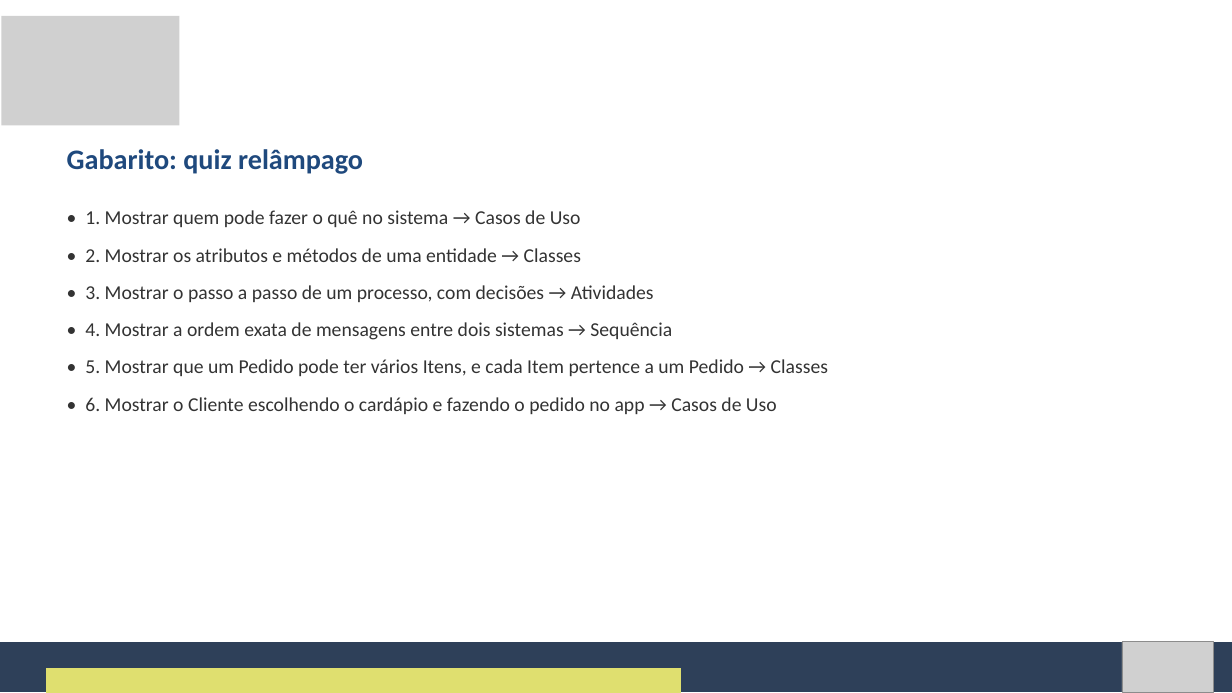
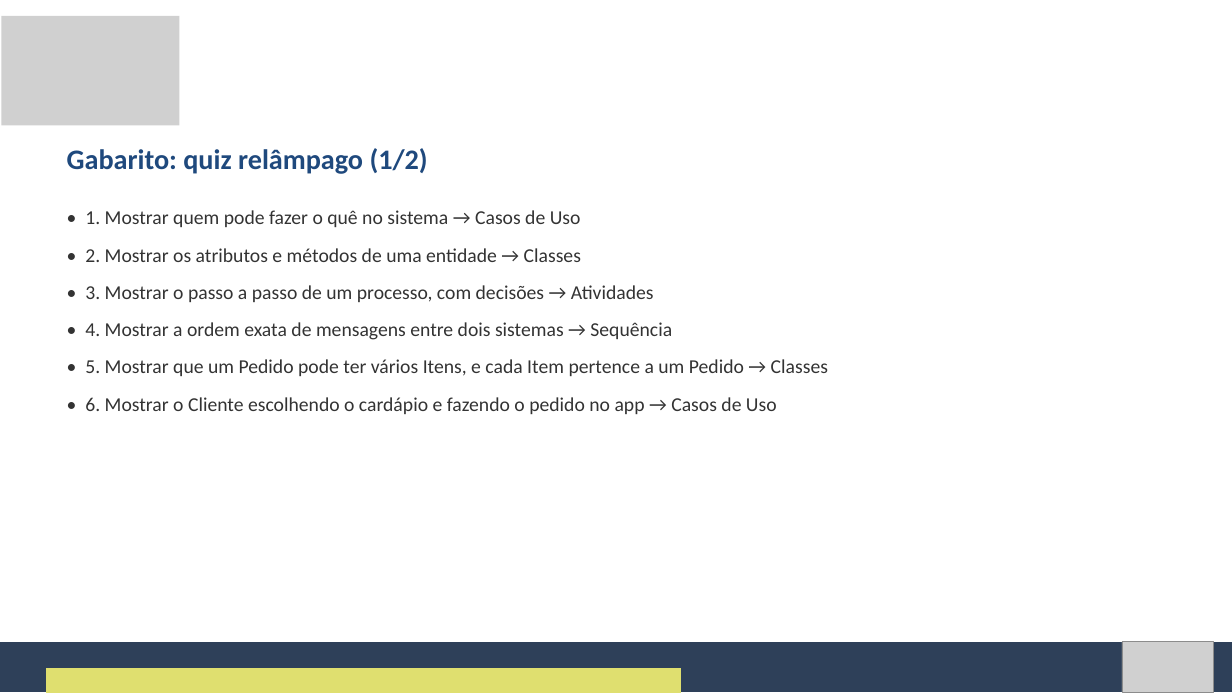
Before and after one commit to Natan20/Curso-Modelagem-De-Sistemas-Material, a slide deck: slide 62 of Aula 03 - 11-09-2026/Aula 3 - Slides.pptx (slide 41 before the commit). Drawn at 1232x693 pixels with LibreOffice and Linux fonts; fonts in the diff are those of the drawing; grey boxes stand for pictures. Boxes give left, top, right and bottom in pixels: in the first picture for what was removed or moved away, otherwise in the second. Text is boxed around its words. In the diff, an @@ line names an element or a change of style, - is before the commit and + after.

```diff
--- a/Aula 03 - 11-09-2026/Aula 3 - Slides.pptx
+++ b/Aula 03 - 11-09-2026/Aula 3 - Slides.pptx
@@ text at (67,148,428,174): text changed @@
-Gabarito: quiz relâmpago
+Gabarito: quiz relâmpago (1/2)
```
Also in this commit, not shown: 8 other slides changed, 34 slides added, 2 other files.
